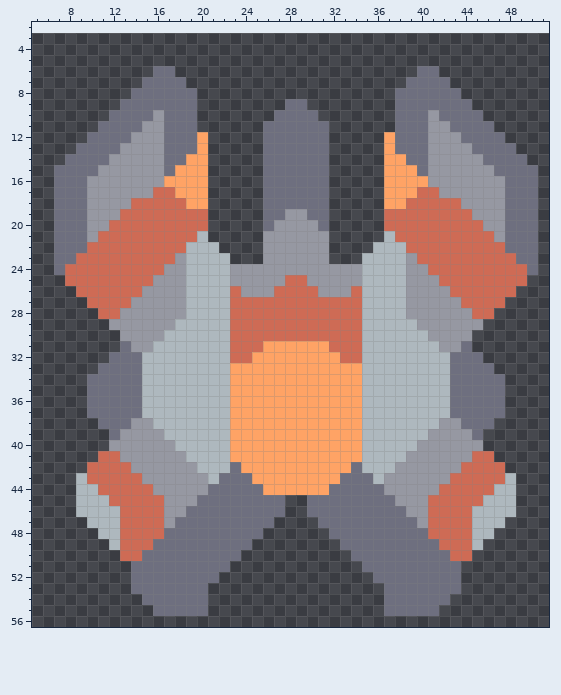
A pixel-art sprite gets an edit: assets/sprites/units/crux/fusee.png. The picture above is the old version.
The file is 56x56 pixels. Colours within 5 levels of each other are drawn and written as one. Shown: x 5..51, y 2..56. The old version is drawn lined up with the new one, on the new canvas.
Now the later version:
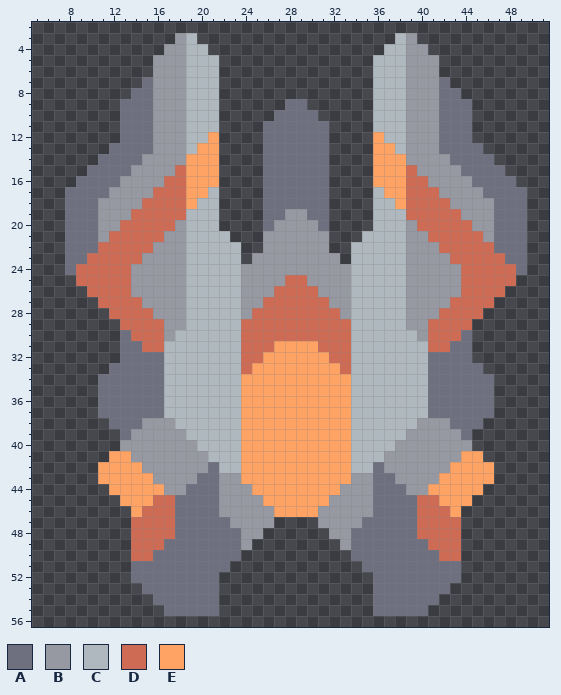
Palette (. is transparent): A #6e6f7f  B #9698a2  C #aeb8be  D #ce6b55  E #ffa365
From old to new:
canvas 56x56 -> 58x60, the old top-left corner now at 1,3
Changed rows in their new state; - is an unchanged pixel.
first column x 7:
 3 -----------BC------------------CB-----------
 4 ----------BBCC----------------CCBB----------
 5 ---------BBBCCC--------------CCCBBB---------
 6 ---------BBBCCC--------------CCCBBB---------
 7 ---------BBBCCC--------------CCCBBB---------
 8 ---------BBBCCC--------------CCCBBB---------
 9 ---------BBBCCC--------------CCCBBB---------
10 -----.----BBCCC--------------CCCBB----.-----
11 ----..--A-BBCCC--------------CCCBB-A--..----
12 ---...-AA-BBCCE--------------ECCBB-AA-...---
13 --...-AAA-BBC-E--------------E-CBB-AAA-...--
14 -...-AAA--BB--E--------------E--BB--AAA-...-
15 ...-AAA---BD--E--------------E--DB---AAA-...
16 ..-AAA----DD--E--------------E--DD----AAA-..
17 .--AA------D--C--------------C--D------AA--.
18 .--A---B-----CC--------------CC-----B---A--.
19 .--A--B-----CCC--------------CCC-----B--A--.
20 .--A-B-----BCCC--------------CCCB-----B-A--.
21 .--AB-----BBC-CC------------CC-CBB-----BA--.
22 .--A-----BBB---CC----------CC---BBB-----A--.
23 .-A-----BBB-----C-B------B-C-----BBB-----A-.
24 .A-----BBB------C----------C------BBB-----A.
25 -.-----BB-------C----------C-------BB-----.-
26 --.----B--------C----------C--------B----.--
27 ---.---D--------CBB------BBC--------D---.---
28 ----.-DDD-------CB--------BC-------DDD-.----
29 -----.DDDD-B----C----------C----B-DDDD.-----
30 ------ADDDB-----C----------C-----BDDDA------
31 -------ADD------C--D----D--C------DDA-------
32 -----.--AA------C-D------D-C------AA--.-----
33 ----.---AA------CD--------DC------AA---.----
34 ---.----AA------C----------C------AA----.---
35 ---.----AA------C----------C------AA----.---
36 ---.----AA------C----------C------AA----.---
37 ---.----AA------C----------C------AA----.---
38 ----.--A-BB-----C----------C-----BB-A--.----
39 -----.A---BB----C----------C----BB---A.-----
40 -----.-----BB---C----------C---BB-----.-----
41 ----.EE-----BB--C----------C--BB-----EE.----
42 ---.EEEE-----BA-C----------C-AB-----EEEE.---
43 --..EEEEE----AABBE--------EBBAA----EEEEE..--
44 --...EEEEE--AA-BBBE------EBBB-AA--EEEEE...--
45 --....EEE-DAA--BBBBEEEEEEBBBB--AAD-EEE....--
46 --.....E--DA---BBBBBEEEEBBBBB---AD--E.....--
47 ---....---D-----BBBB----BBBB-----D---....---
48 ----...---D------BB------BB------D---...----
49 -----..--D-------B--------B-------D--..-----
50 ------.-D--------------------------D-.------
53 -------.------A--------------A------.-------
54 --------.-----A--------------A-----.--------
55 ---------.----A--------------A----.---------
